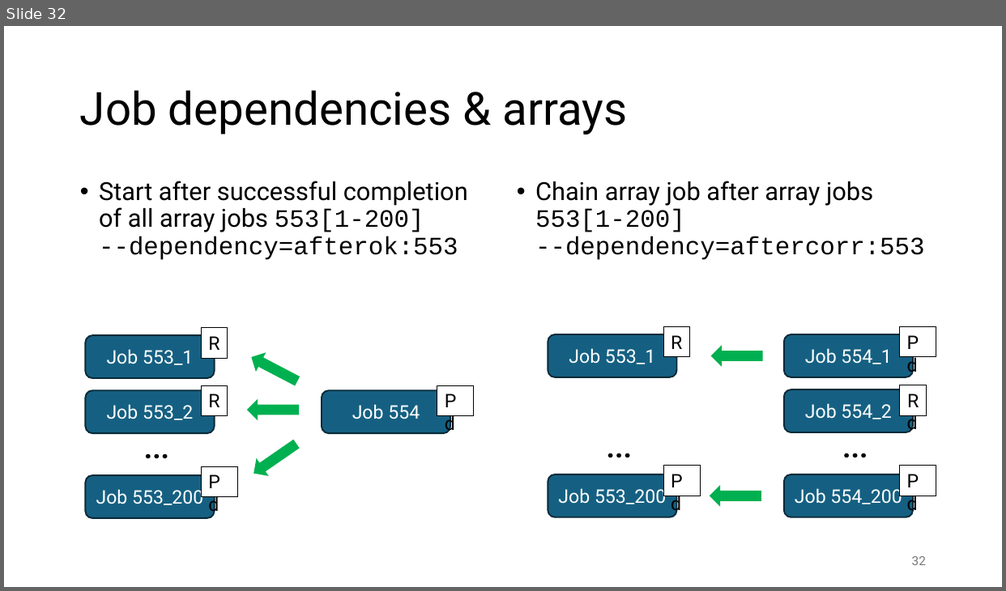
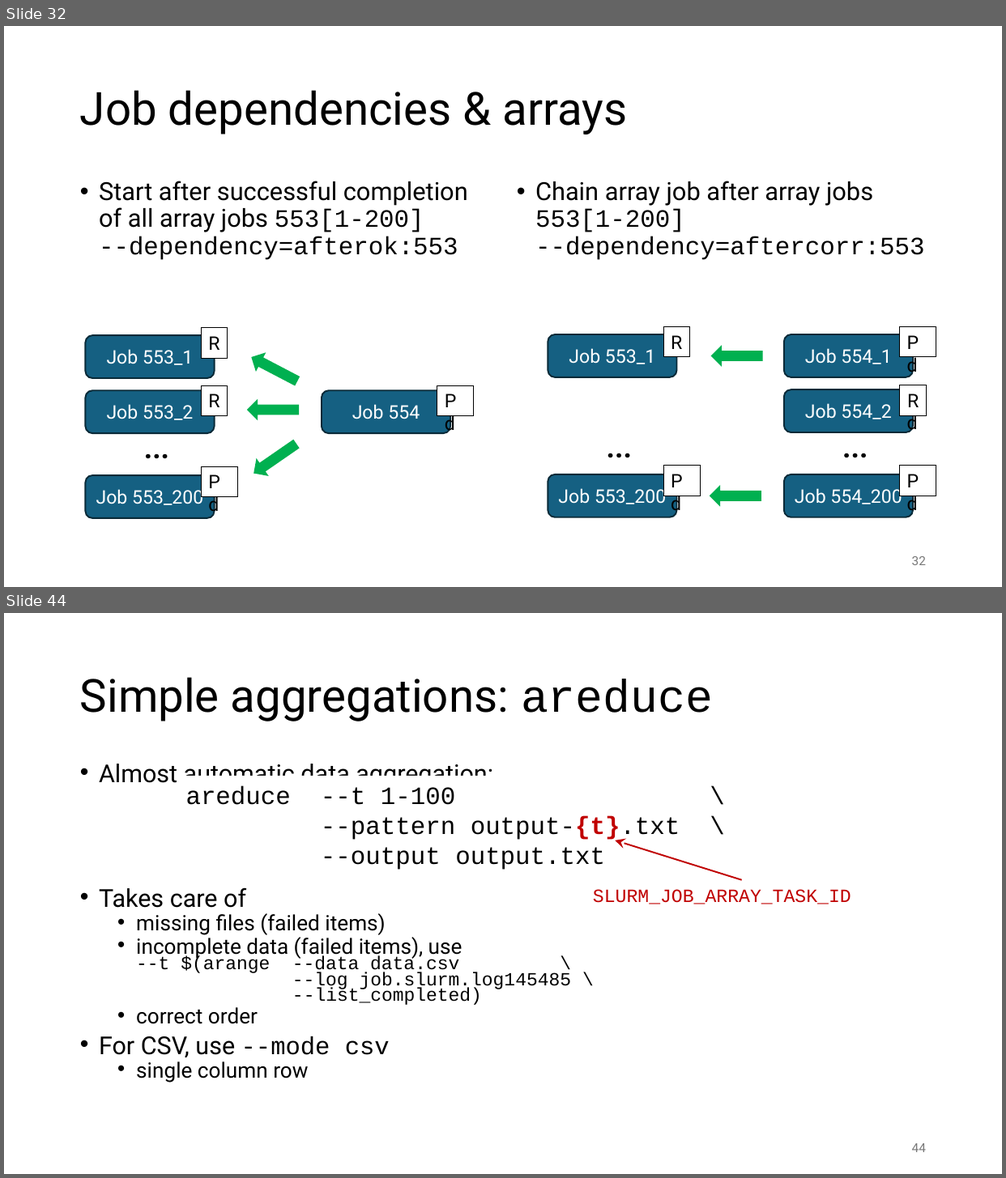
Before and after one commit to gjbex/Workflows-for-HPC, a slide deck: workflow_for_HPC.pptx. Shown one above the other, each under a label of ours: slide 32 before the commit, slides 32 and 44 after it; the slides between them are not shown. The pictures are 1006x591 and 1006x1178 pixels, drawn with LibreOffice and Linux fonts; fonts in the diff are those of the drawing. Boxes give left, top, right and bottom in pixels: in the first picture for what was removed or moved away, otherwise in the second. Text is boxed around its words. In the diff, an @@ line names an element or a change of style, - is before the commit and + after.

```diff
--- a/workflow_for_HPC.pptx
+++ b/workflow_for_HPC.pptx
@@ slide 44 added at box(4, 613, 1002, 1174), background #FFFFFF @@
@@ title added at box(80, 677, 713, 722), 44 pt, text #000000 @@
+Simple aggregations: areduce
@@ text added at box(99, 764, 571, 1083), 20.4 pt, text #000000 @@
+• Almost automatic data aggregation:
+• Takes care of
+  • missing files (failed items)
+  • incomplete data (failed items), use
+    --t $(arange --data data.csv \
+    --log job.slurm.log145485 \
+    --list_completed)
+  • correct order
+• For CSV, use --mode csv
+  • single column row
@@ text added at box(186, 786, 680, 870), 24 pt, text #000000 @@
+areduce --t 1-100 \
+--pattern output-{t}.txt \
+--output output.txt
@@ arrow added from (742, 880) to (615, 841), #C00000 1.5 pt @@
@@ text added at box(593, 889, 851, 905), 18 pt, text #C00000 @@
+SLURM_JOB_ARRAY_TASK_ID
@@ page number added at box(912, 1144, 926, 1152), 12 pt, text #797979 @@
+44
```
Also in this commit, not shown: 15 other slides added.
